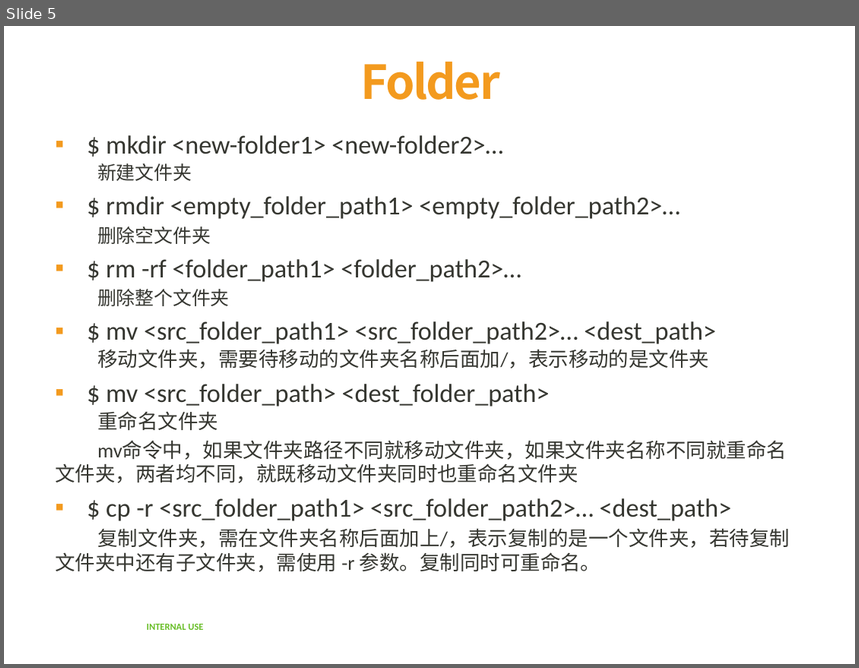
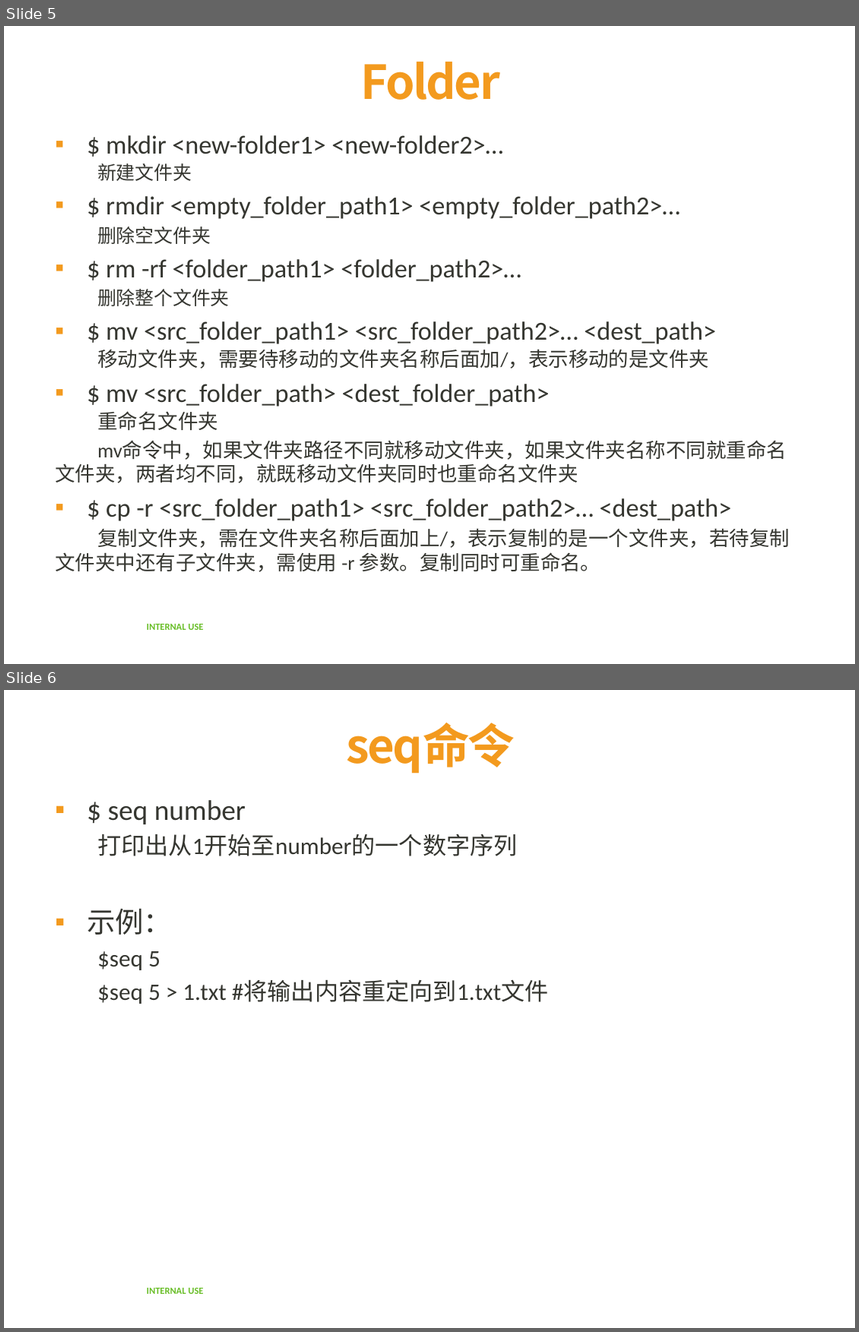
Before and after one commit to yalong0424/learning_summary, a slide deck: linux/linux_cmd.pptx. Shown one above the other, each under a label of ours: slide 5 before the commit, slides 5 and 6 after it. The pictures are 859x668 and 859x1332 pixels, drawn with LibreOffice and Linux fonts; fonts in the diff are those of the drawing; background and template pictures are left out. Boxes give left, top, right and bottom in pixels: in the first picture for what was removed or moved away, otherwise in the second. Text is boxed around its words. In the diff, an @@ line names an element or a change of style, - is before the commit and + after.

```diff
--- a/linux/linux_cmd.pptx
+++ b/linux/linux_cmd.pptx
@@ slide 6 added at bbox=[4, 690, 855, 1328], background #FFFFFF; not listed: 1 template element that a slide beside it also shows @@
@@ title added at bbox=[346, 723, 515, 774], 39.6 pt, text #F39A1E, bold @@
+seq命令
@@ text added at bbox=[87, 800, 549, 1004], 20 pt, text #353630 @@
+▪ $ seq number
+  打印出从1开始至number的一个数字序列
+▪ 示例：
+  $seq 5
+  $seq 5 > 1.txt #将输出内容重定向到1.txt文件
```
Also in this commit, not shown: 6 other slides added, 4 slides removed.
